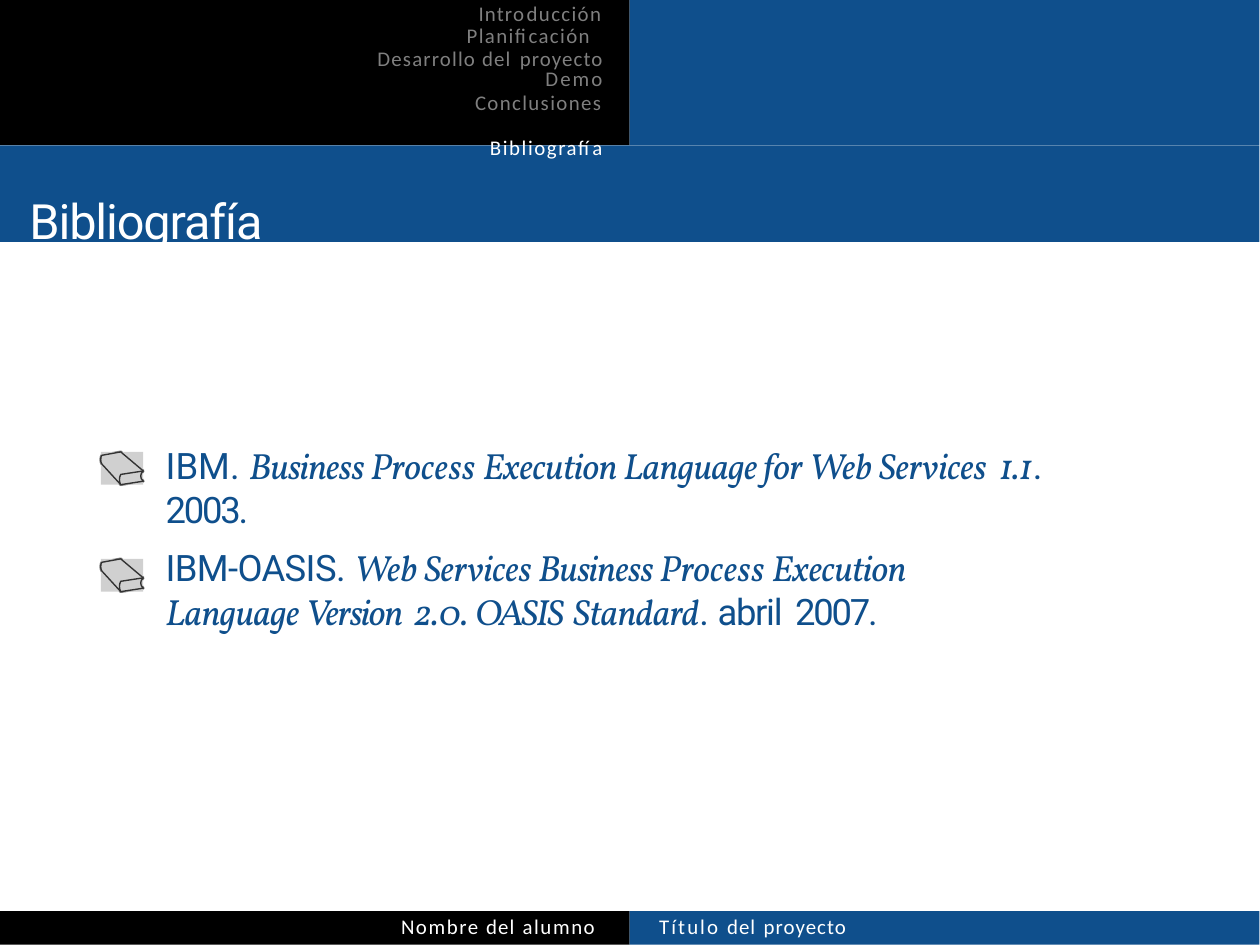
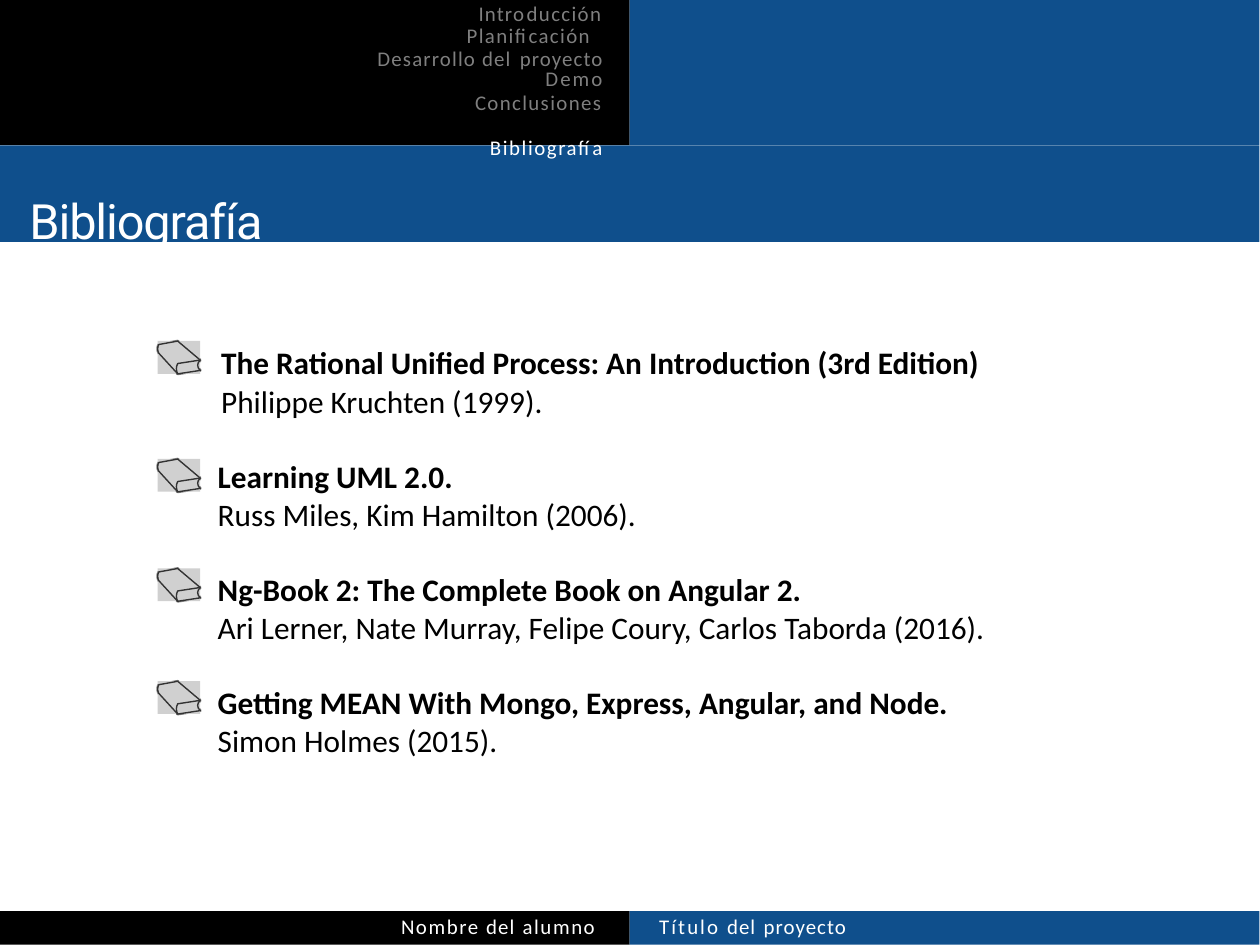
Before and after one commit to kodorniz/jUCAbox_PFC, a slide deck: slide 30 of doc/plantilla-presentacion.pptx (slide 26 before the commit). Drawn at 1260x946 pixels with LibreOffice and Linux fonts; fonts in the diff are those of the drawing; grey boxes stand for pictures; background and template pictures are left out. Boxes give left, top, right and bottom in pixels: in the first picture for what was removed or moved away, otherwise in the second. Text is boxed around its words. In the diff, an @@ line names an element or a change of style, - is before the commit and + after.

```diff
--- a/doc/plantilla-presentacion.pptx
+++ b/doc/plantilla-presentacion.pptx
@@ 4 freeform shapes, 1 picture: place and size @@
-4 freeform shapes, 1 picture at box(100, 452, 145, 485)
+4 freeform shapes, 1 picture at box(158, 340, 202, 375)
@@ text at box(218, 351, 984, 756): text changed; size 10.5 to 9 pt; font Vollkorn to Calibri; text colour #0F4F8C to #000000; bold on; italic off @@
-IBM. Business Process Execution Language for Web Services 1.1. 2003.
-IBM-OASIS. Web Services Business Process Execution Language Version 2.0. OASIS Standard. abril 2007.
+The Rational Unified Process: An Introduction (3rd Edition)
+Philippe Kruchten (1999).
+Learning UML 2.0.
+Russ Miles, Kim Hamilton (2006).
+Ng-Book 2: The Complete Book on Angular 2.
+Ari Lerner, Nate Murray, Felipe Coury, Carlos Taborda (2016).
+Getting MEAN With Mongo, Express, Angular, and Node.
+Simon Holmes (2015).
@@ group added at box(158, 460, 202, 493): 4 freeform shapes, 1 picture @@
@@ 4 freeform shapes, 1 picture: place and size @@
-4 freeform shapes, 1 picture at box(100, 560, 145, 592)
+4 freeform shapes, 1 picture at box(158, 568, 202, 602)
@@ group added at box(158, 682, 202, 715): 4 freeform shapes, 1 picture @@
```
Also in this commit, not shown: 10 other slides changed, 4 slides added, 1 other file.
